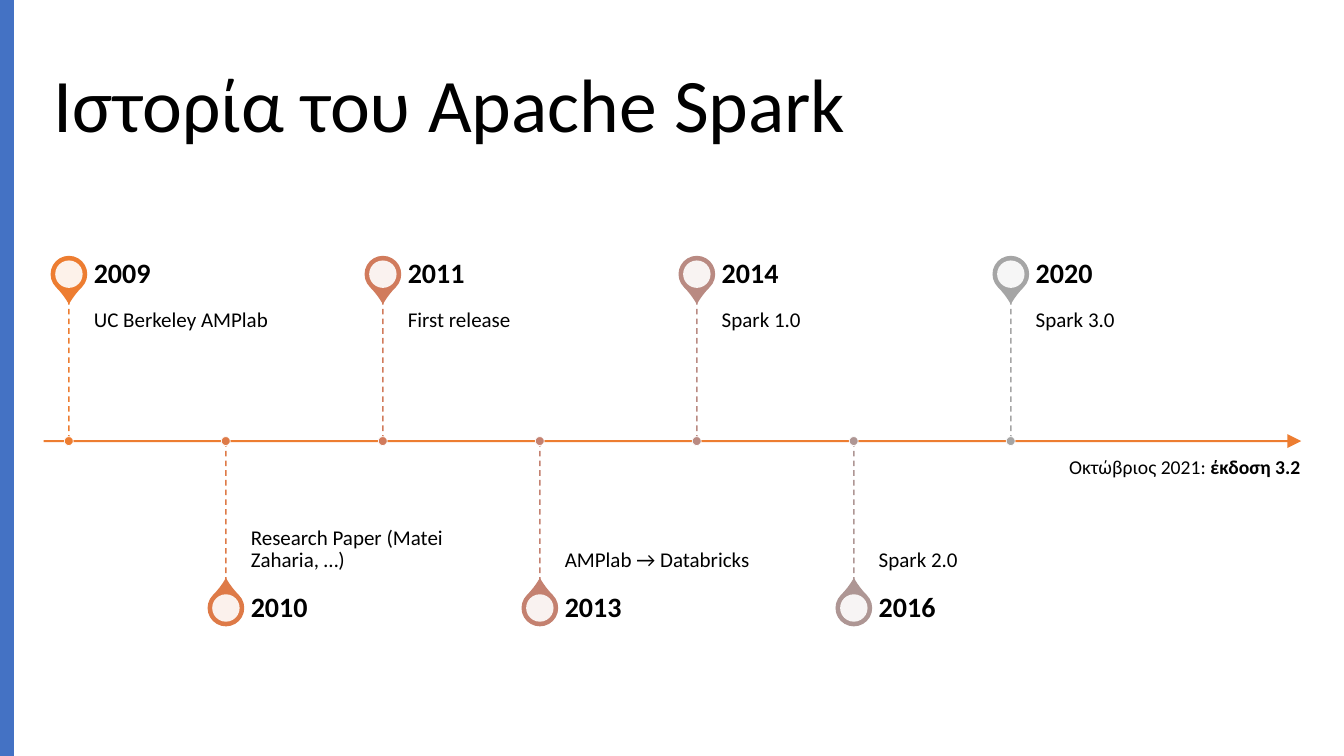
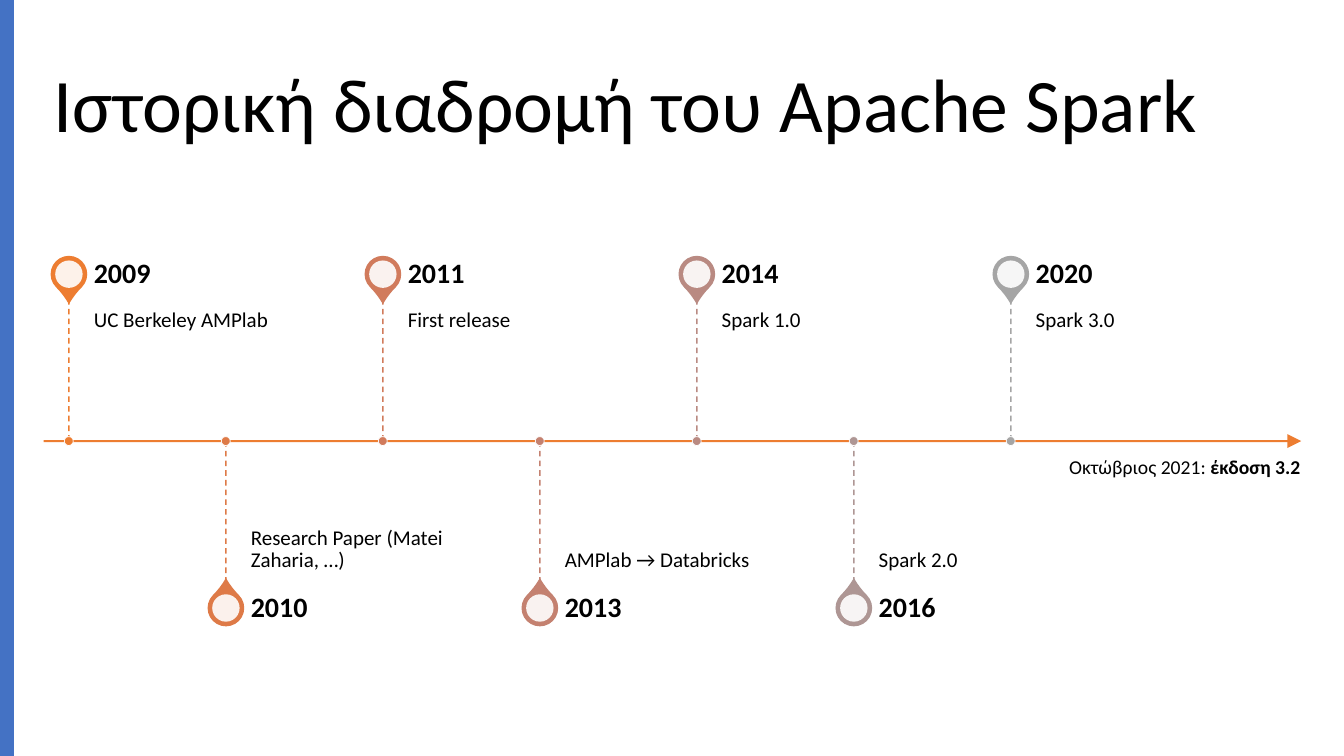
Before and after one commit to chgogos/big_data, a slide deck: slide 3 of 04. Apache Spark.pptx. Drawn at 1344x756 pixels with LibreOffice and Linux fonts; fonts in the diff are those of the drawing. Boxes give left, top, right and bottom in pixels: in the first picture for what was removed or moved away, otherwise in the second. Text is boxed around its words. In the diff, an @@ line names an element or a change of style, - is before the commit and + after.

Commit message:
spark

```diff
--- a/04. Apache Spark.pptx
+++ b/04. Apache Spark.pptx
@@ title at <box>54,78,1196,145</box>: text changed @@
-Ιστορία του Apache Spark
+Ιστορική διαδρομή του Apache Spark
```
Also in this commit, not shown: 2 other slides changed, 5 other files.
